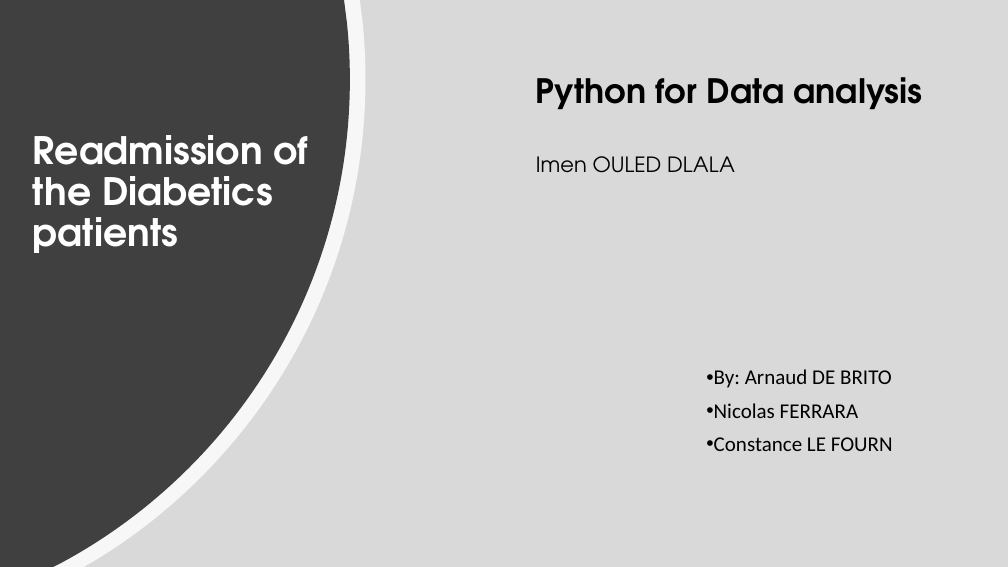
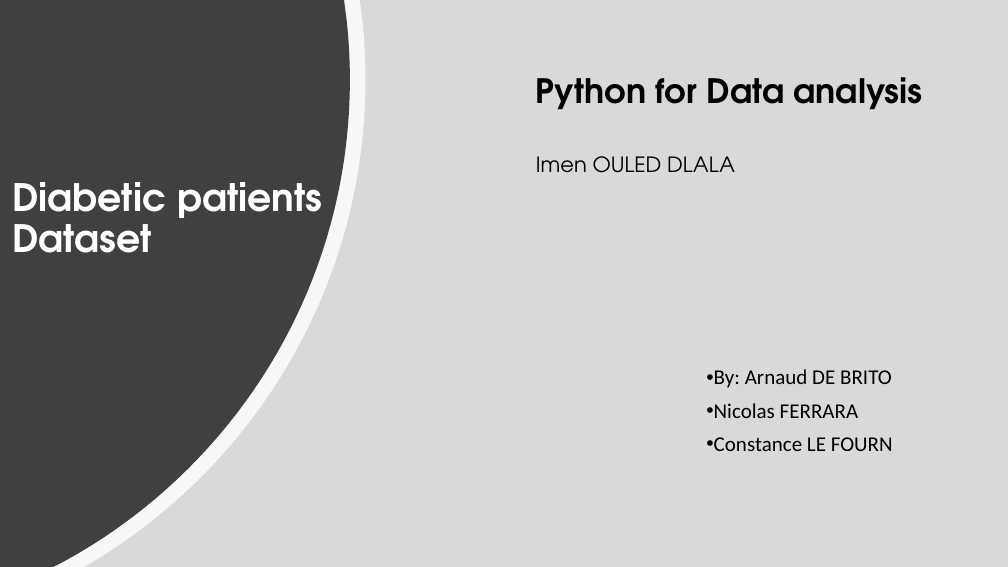
Before and after one commit to Const679/Python-Diabete, a slide deck: slide 1 of Readmission of the Diabetics patients.pptx. Drawn at 1008x567 pixels with LibreOffice and Linux fonts; fonts in the diff are those of the drawing. Boxes give left, top, right and bottom in pixels: in the first picture for what was removed or moved away, otherwise in the second. Text is boxed around its words. In the diff, an @@ line names an element or a change of style, - is before the commit and + after.

Commit message:
update ppt

```diff
--- a/Readmission of the Diabetics patients.pptx
+++ b/Readmission of the Diabetics patients.pptx
@@ title at (x1=12, y1=182, x2=322, y2=253): text changed @@
-Readmission of the Diabetics patients
+Diabetic patients Dataset
```
Also in this commit, not shown: 7 slides added, 1 slide removed.
